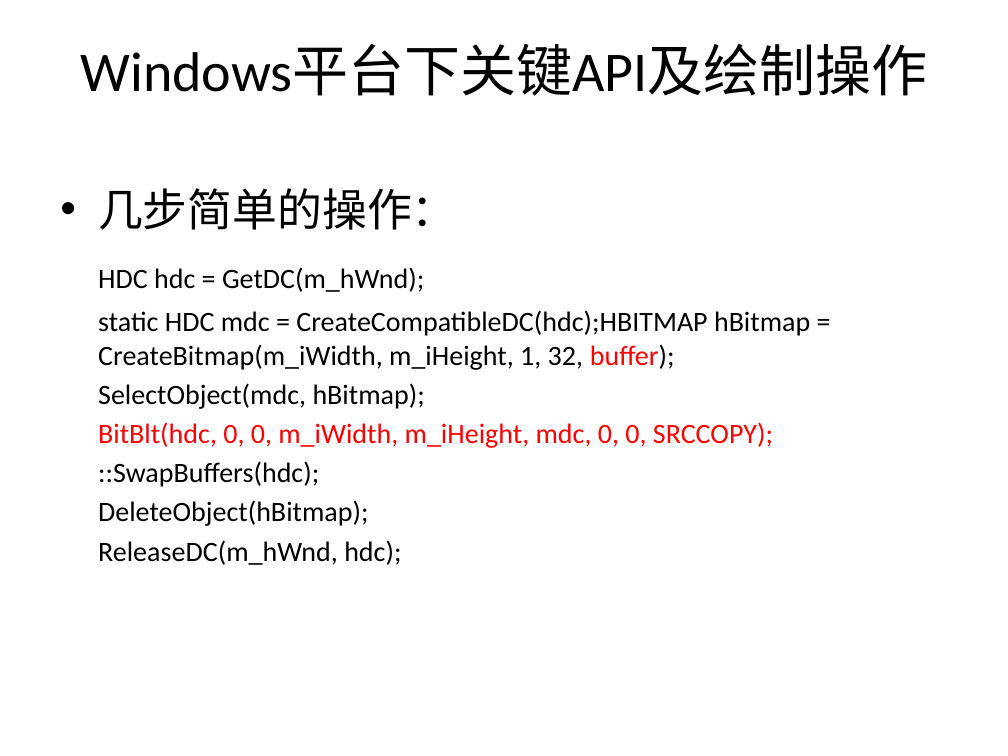
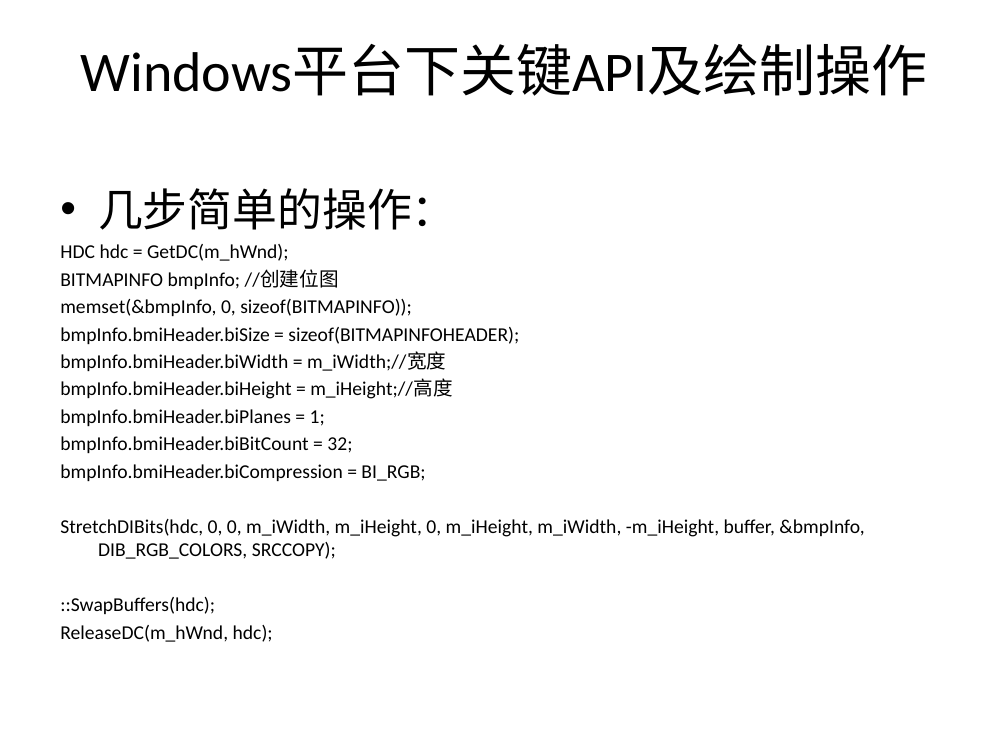
Before and after one commit to SeventhMage/MagicX, a slide deck: slide 9 of SoftEngine/doc/SoftwareRender.pptx. Drawn at 1008x756 pixels with LibreOffice and Linux fonts; fonts in the diff are those of the drawing; background and template pictures are left out. Boxes give left, top, right and bottom in pixels: in the first picture for what was removed or moved away, otherwise in the second. Text is boxed around its words. In the diff, an @@ line names an element or a change of style, - is before the commit and + after.

```diff
--- a/SoftEngine/doc/SoftwareRender.pptx
+++ b/SoftEngine/doc/SoftwareRender.pptx
@@ text at (60, 269, 864, 559): text changed; size 20 to 14 pt @@
-static HDC mdc = CreateCompatibleDC(hdc);HBITMAP hBitmap = CreateBitmap(m_iWidth, m_iHeight, 1, 32, buffer);
-SelectObject(mdc, hBitmap);
-BitBlt(hdc, 0, 0, m_iWidth, m_iHeight, mdc, 0, 0, SRCCOPY);
+BITMAPINFO bmpInfo; //创建位图
+memset(&bmpInfo, 0, sizeof(BITMAPINFO));
+bmpInfo.bmiHeader.biSize = sizeof(BITMAPINFOHEADER);
+bmpInfo.bmiHeader.biWidth = m_iWidth;//宽度
+bmpInfo.bmiHeader.biHeight = m_iHeight;//高度
+bmpInfo.bmiHeader.biPlanes = 1;
+bmpInfo.bmiHeader.biBitCount = 32;
+bmpInfo.bmiHeader.biCompression = BI_RGB;
+StretchDIBits(hdc, 0, 0, m_iWidth, m_iHeight, 0, m_iHeight, m_iWidth, -m_iHeight, buffer, &bmpInfo, DIB_RGB_COLORS, SRCCOPY);
@@ text at (60, 244, 289, 642): size 20 to 14 pt in "HDC hdc = GetDC(m_hWnd);", "::SwapBuffers(hdc);", "ReleaseDC(m_hWnd, hdc);"; less space between paragraphs @@
@@ text at (98, 500, 368, 526): paragraph removed @@
-DeleteObject(hBitmap);
```
Also in this commit, not shown: 4 other slides changed, 2 slides added.
